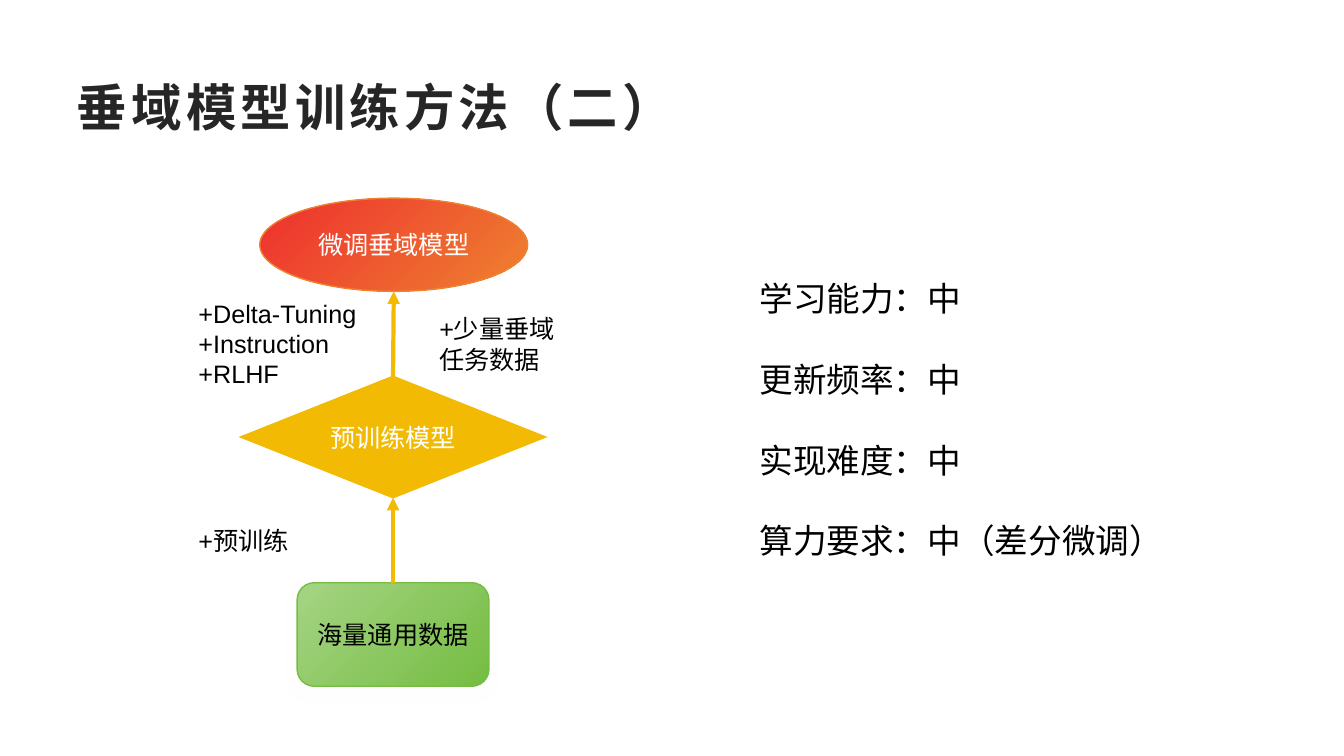
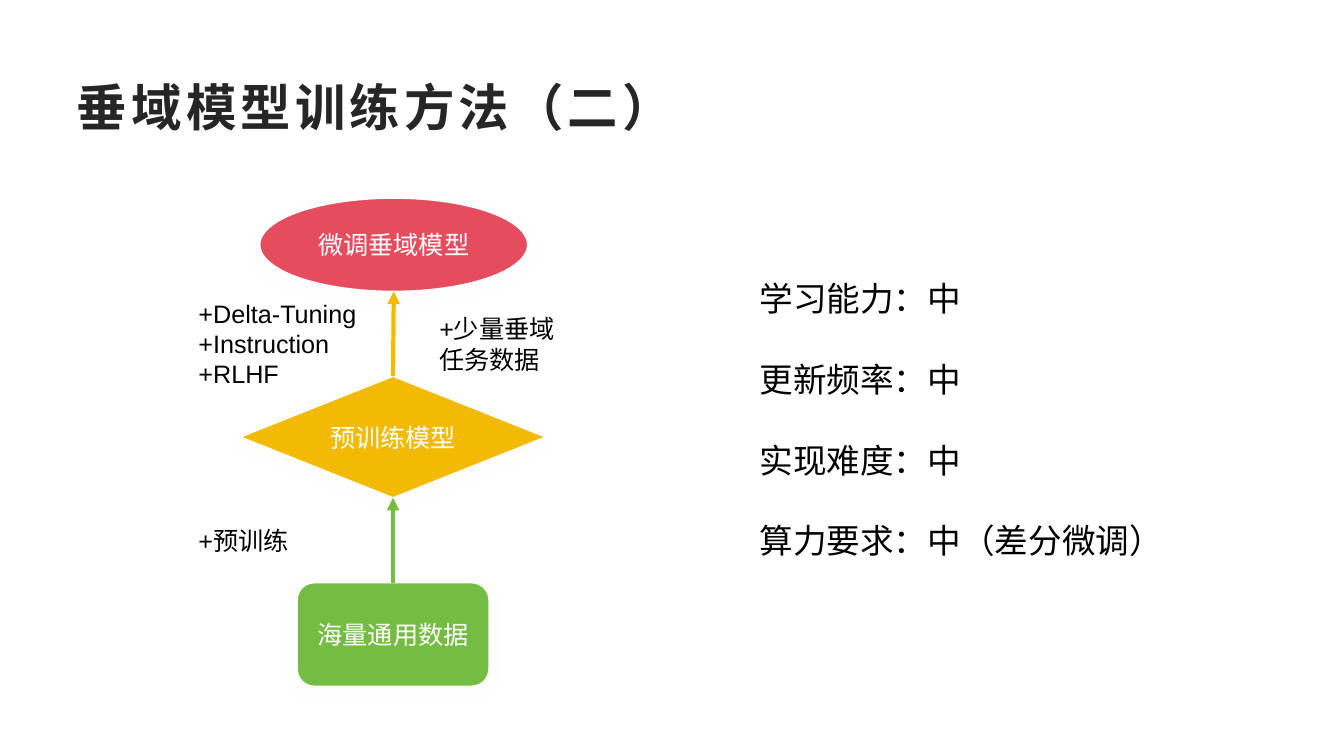
Before and after one commit to SakigamiYang/PyCon, a slide deck: slide 8 of PyCon2023/PyConChina2023-LLM+RAG企业落地-Ai兔兔.pptx. Drawn at 1344x756 pixels with LibreOffice and Linux fonts; fonts in the diff are those of the drawing; background and template pictures are left out. Boxes give left, top, right and bottom in pixels: in the first picture for what was removed or moved away, otherwise in the second. Text is boxed around its words. In the diff, an @@ line names an element or a change of style, - is before the commit and + after.

```diff
--- a/PyCon2023/PyConChina2023-LLM+RAG企业落地-Ai兔兔.pptx
+++ b/PyCon2023/PyConChina2023-LLM+RAG企业落地-Ai兔兔.pptx
@@ ellipse "微调垂域模型" at <box>260,199,528,291</box>: fill gradient #EE2F62 to #EE822F to #E54C5E; outline #EE822F 1 pt to #FFFFFF 1 pt; shadow on @@
@@ diamond "预训练模型" at <box>241,376,546,498</box>: outline #F2BA02 1 pt to #FFFFFF 1 pt; shadow on @@
@@ arrow (393, 583) - (393, 498): stroke #F2BA02 3 pt to #75BD42 3 pt @@
@@ rounded rectangle "海量通用数据" at <box>297,583,489,687</box>: text colour #000000 to #FFFFFF; fill gradient #A5D484 to #75BD42 to #75BD42; outline #75BD42 1 pt to #FFFFFF 1 pt @@
```
Also in this commit, not shown: 13 other slides changed, 1 slide added, 1 other file.
